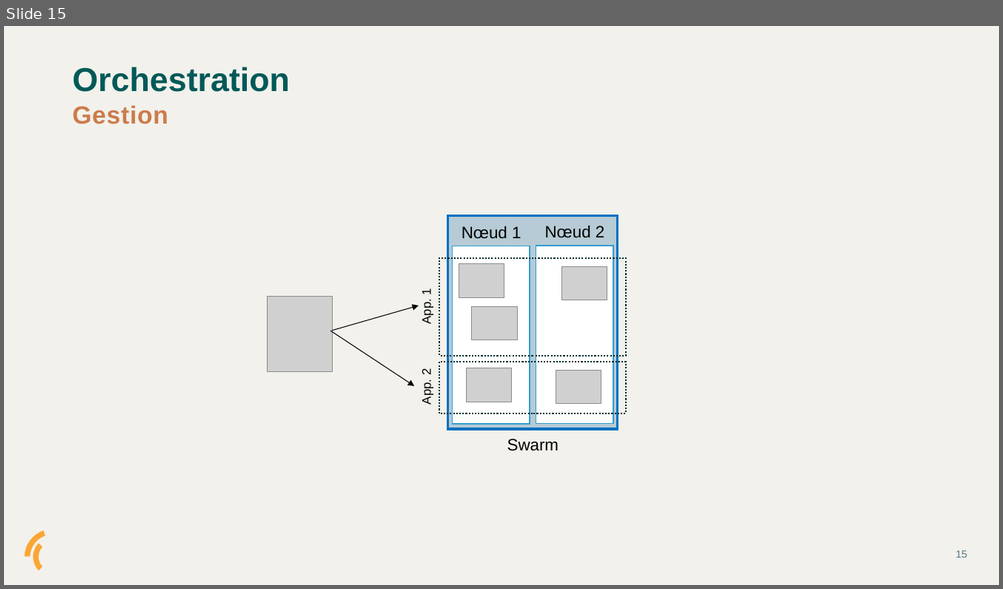
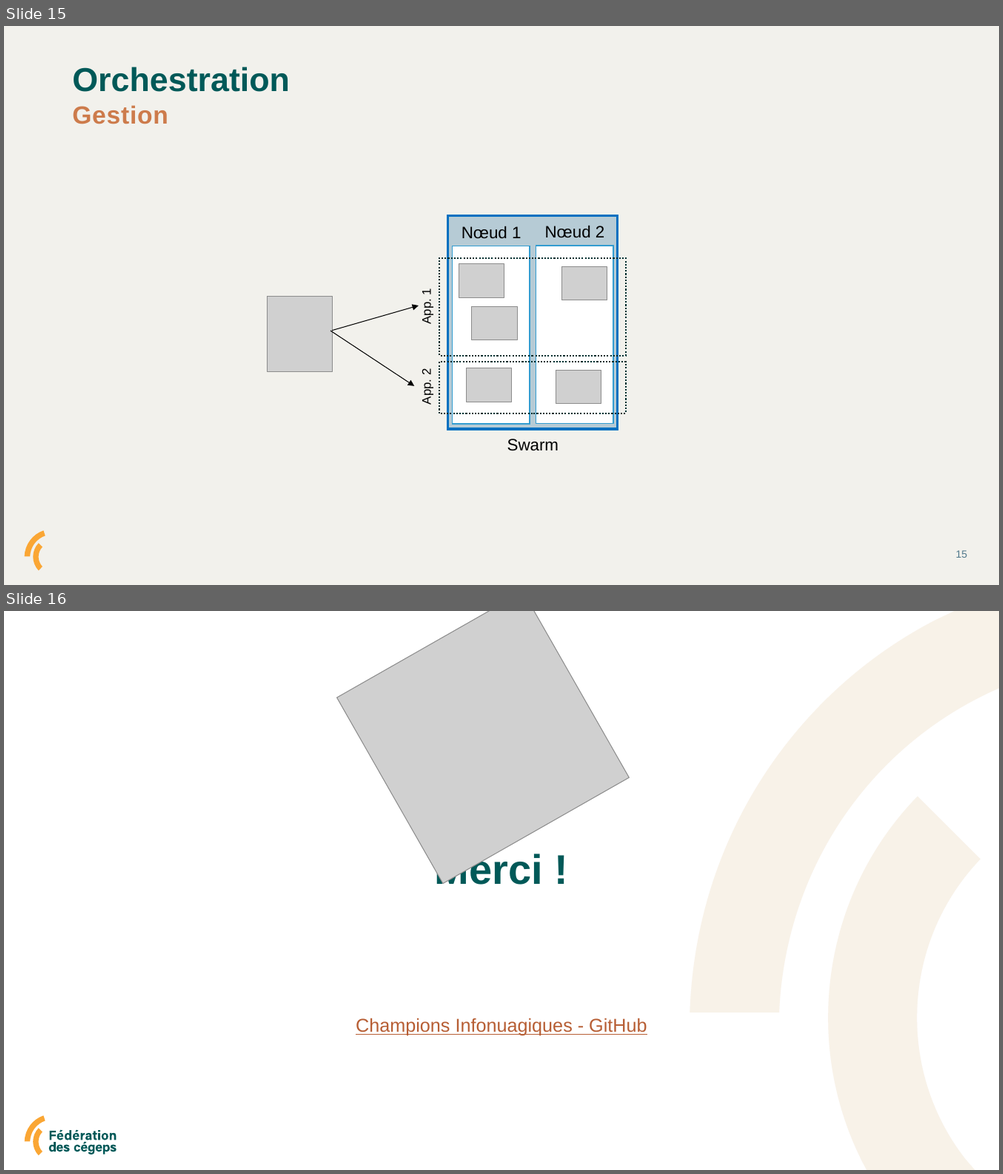
Before and after one commit to Champions-Infonuagiques/les-conteneurs, a slide deck: les conteneurs.pptx. Shown one above the other, each under a label of ours: slide 15 before the commit, slides 15 and 16 after it. The pictures are 1003x589 and 1003x1174 pixels, drawn with LibreOffice and Linux fonts; fonts in the diff are those of the drawing; grey boxes stand for pictures. Boxes give left, top, right and bottom in pixels: in the first picture for what was removed or moved away, otherwise in the second. Text is boxed around its words. In the diff, an @@ line names an element or a change of style, - is before the commit and + after.

```diff
--- a/les conteneurs.pptx
+++ b/les conteneurs.pptx
@@ slide 16 added at (4, 611, 999, 1170), background #FFFFFF; not listed: 1 template element that a slide beside it also shows @@
@@ picture added at (336, 611, 629, 883) @@
@@ freeform shape added at (690, 611, 999, 1013), fill #F5EBDC at 40% opacity @@
@@ freeform shape added at (690, 611, 999, 1013), fill #F5EBDC at 40% opacity @@
@@ freeform shape added at (828, 797, 980, 1170), fill #F5EBDC at 40% opacity @@
@@ freeform shape added at (828, 797, 980, 1170), fill #F5EBDC at 40% opacity @@
@@ text added at (435, 851, 543, 885), 40 pt, text #005958, bold @@
+Merci !
@@ text added at (356, 1018, 646, 1037), 18 pt, text #B75E34, underline @@
+Champions Infonuagiques - GitHub
@@ rectangle added at (22, 1113, 63, 1159), fill #FFFFFF @@
@@ group added at (33, 1129, 116, 1156): 23 freeform shapes @@
```
Also in this commit, not shown: 1 slide changed, 1 slide removed.
